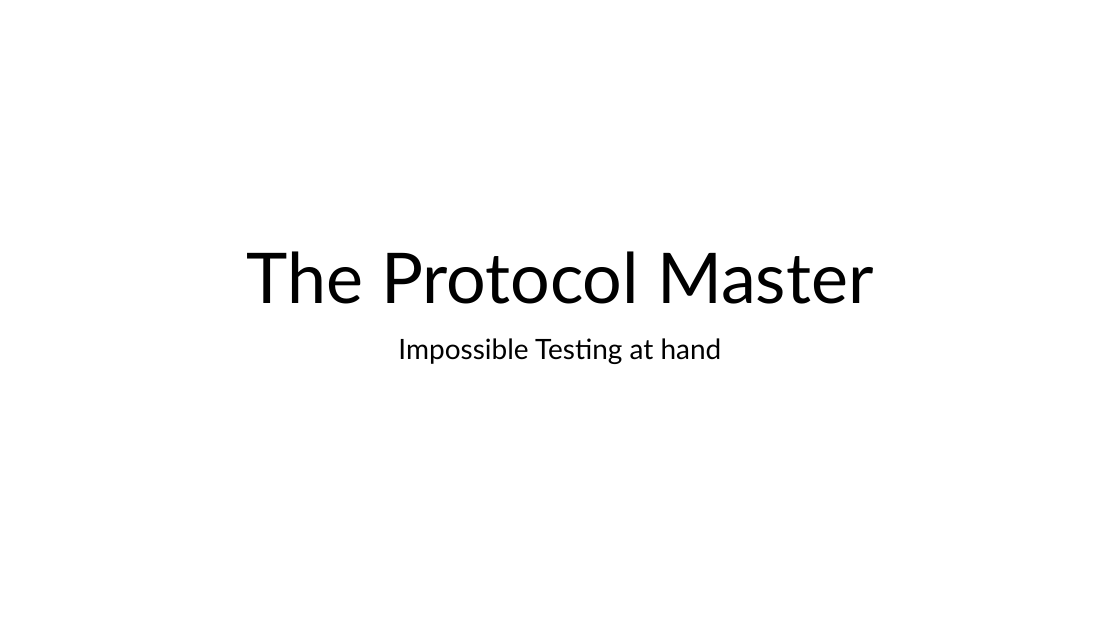
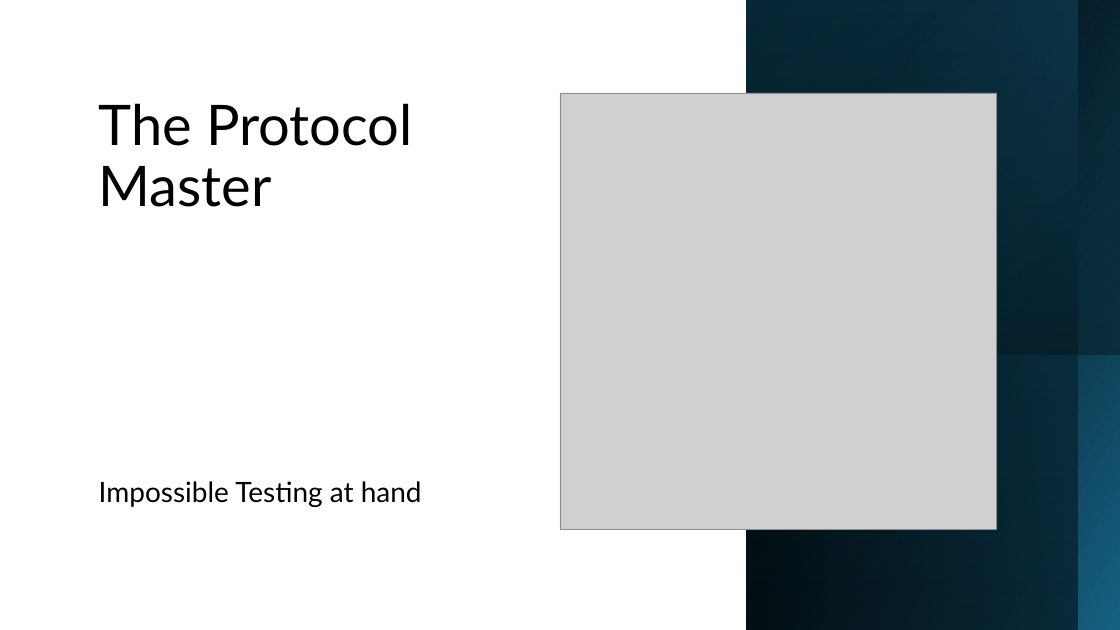
Before and after one commit to kendarorg/the-protocol-master-samples, a slide deck: slide 1 of The Protocol Master.pptx. Drawn at 1120x630 pixels with LibreOffice and Linux fonts; fonts in the diff are those of the drawing; grey boxes stand for pictures. Boxes give left, top, right and bottom in pixels: in the first picture for what was removed or moved away, otherwise in the second. Text is boxed around its words. In the diff, an @@ line names an element or a change of style, - is before the commit and + after.

```diff
--- a/The Protocol Master.pptx
+++ b/The Protocol Master.pptx
@@ rectangle added at (746,0,1120,630), fill gradient #000000 to #156082 @@
@@ rectangle added at (746,0,1078,630), fill gradient #104862 to #000000 @@
@@ rectangle added at (746,0,1120,354), fill gradient #000000 to #156082 @@
@@ title "The Protocol Master": place and size @@
-title "The Protocol Master" at (246,251,873,304)
+title "The Protocol Master" at (99,103,412,207)
@@ title "The Protocol Master" at (99,103,412,207): size 60 to 48 pt; alignment centre to left; vertical alignment bottom to top @@
@@ picture added at (560,93,997,530) @@
@@ subtitle "Impossible Testing at hand": place and size @@
-subtitle "Impossible Testing at hand" at (398,338,722,364)
+subtitle "Impossible Testing at hand" at (99,481,422,507)
@@ subtitle "Impossible Testing at hand" at (99,481,422,507): alignment centre to left; vertical alignment top to bottom @@
```
Also in this commit, not shown: 10 other slides changed, 5 other files.
